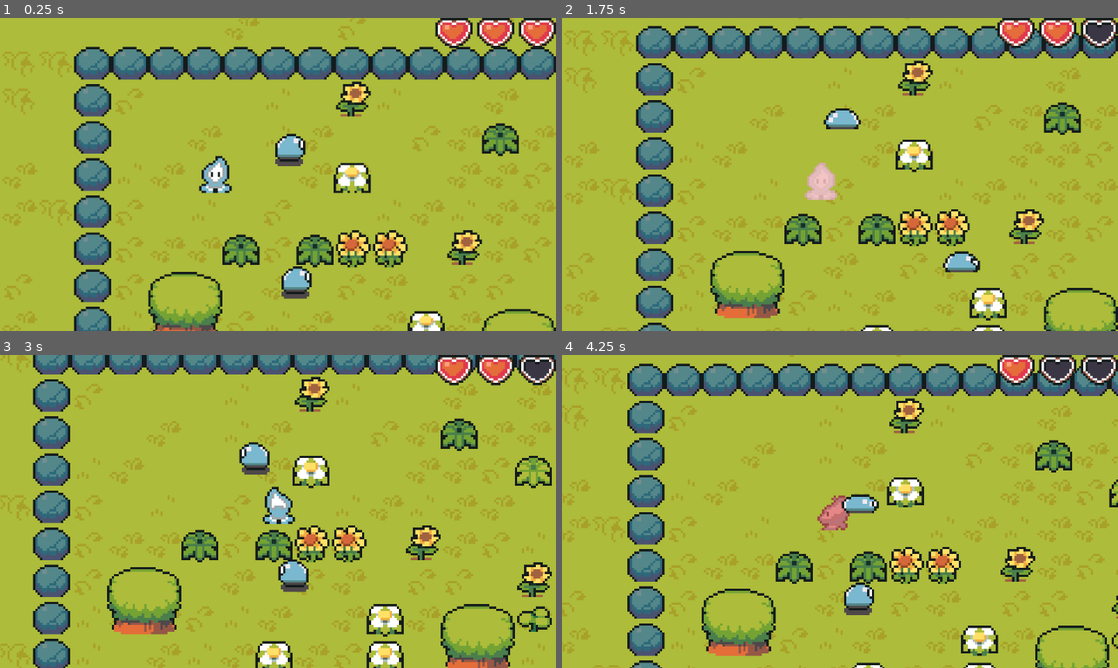
Above: before the commit, frames 1-4 (two rows, left to right).
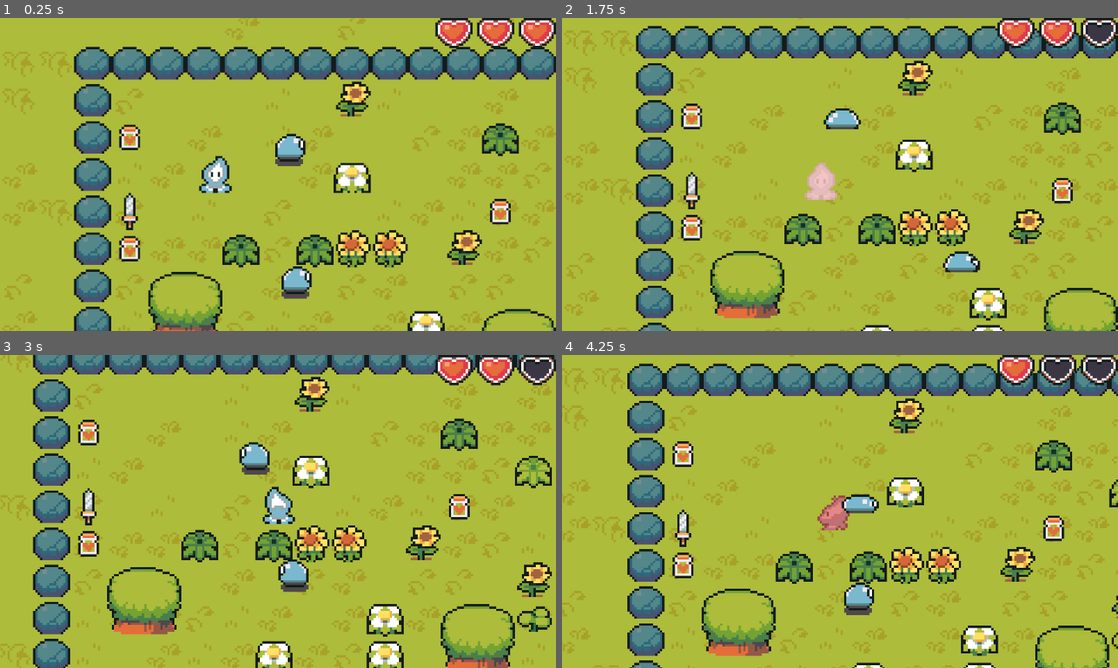
Above: after the commit, the same moments.

Repository: ArtemisSoftware/hidden-village
Game: Godot game, scene res://world/world.tscn
Same seed, same stepped clock (60 frames per second), same inputs: the game is played once before the commit and once after it. The project has no main scene, so this scene is started directly.
Inputs:
- Up to frame 1 (0.25 s): no input
- Up to frame 2 (1.75 s): hold Right (ui_right) 0.53-1.28 s; hold Down (ui_down) from 1.28 s (still down)
- Up to frame 3 (3 s): release Down (ui_down) at 2.03 s; hold Right (ui_right) 2.03-2.78 s; hold Up (ui_up) from 2.78 s (still down)
- Up to frame 4 (4.25 s): release Up (ui_up) at 3.53 s; hold Left (ui_left) from 3.53 s (still down)

The runs differ from the first frame. In frame 1, 1.0% of the frame differs, in the area x 21-92%, y 34-78%; in frame 2, 1.0%; in frame 3, 1.0%; in frame 4, 1.0%.

Commit message:
Picking up items and inheritance

Diff:
--- /dev/null
+++ b/entities/items/collectable.gd
@@ -0,0 +1,17 @@
+class_name Collectable extends Area2D
+
+
+# Called when the node enters the scene tree for the first time.
+func _ready() -> void:
+	pass # Replace with function body.
+
+
+# Called every frame. 'delta' is the elapsed time since the previous frame.
+func _process(delta: float) -> void:
+	pass
+
+
+func collect() -> void:
+
+	queue_free()
+	pass
--- /dev/null
+++ b/entities/items/collectable.tscn
@@ -0,0 +1,14 @@
+[gd_scene format=3 uid="uid://bc0ua7hvb8nnm"]
+
+[ext_resource type="Script" uid="uid://dx3yoadsxtgkx" path="res://entities/items/collectable.gd" id="1_b6nq1"]
+
+[sub_resource type="RectangleShape2D" id="RectangleShape2D_1aqot"]
+resource_local_to_scene = true
+
+[node name="Collectable" type="Area2D" unique_id=564647687]
+script = ExtResource("1_b6nq1")
+
+[node name="CollisionShape2D" type="CollisionShape2D" parent="." unique_id=609932720]
+shape = SubResource("RectangleShape2D_1aqot")
+
+[node name="Sprite2D" type="Sprite2D" parent="." unique_id=1996795907]
--- /dev/null
+++ b/entities/items/lifepot/life_pot.tscn
@@ -0,0 +1,16 @@
+[gd_scene format=3 uid="uid://dw6mdcjo8i30x"]
+
+[ext_resource type="PackedScene" uid="uid://bc0ua7hvb8nnm" path="res://entities/items/collectable.tscn" id="1_wgc7t"]
+[ext_resource type="Texture2D" uid="uid://d3ohl33aal4fb" path="res://entities/items/sprites/LifePot.png" id="2_6irky"]
+
+[sub_resource type="RectangleShape2D" id="RectangleShape2D_1mr6f"]
+resource_local_to_scene = true
+size = Vector2(8, 10)
+
+[node name="LifePot" unique_id=564647687 instance=ExtResource("1_wgc7t")]
+
+[node name="CollisionShape2D" parent="." index="0" unique_id=609932720]
+shape = SubResource("RectangleShape2D_1mr6f")
+
+[node name="Sprite2D" parent="." index="1" unique_id=1996795907]
+texture = ExtResource("2_6irky")
--- /dev/null
+++ b/entities/items/sword/sword.gd
@@ -0,0 +1,19 @@
+extends Collectable
+
+@onready var animation_player: AnimationPlayer = $AnimationPlayer
+
+
+# Called when the node enters the scene tree for the first time.
+func _ready() -> void:
+	pass # Replace with function body.
+
+
+# Called every frame. 'delta' is the elapsed time since the previous frame.
+func _process(delta: float) -> void:
+	pass
+
+func collect():
+	animation_player.play("spin")
+	await  animation_player.animation_finished
+	super.collect()
+	pass
--- /dev/null
+++ b/entities/items/sword/sword.tscn
@@ -0,0 +1,59 @@
+[gd_scene format=3 uid="uid://bbhnfjouqnbyx"]
+
+[ext_resource type="PackedScene" uid="uid://bc0ua7hvb8nnm" path="res://entities/items/collectable.tscn" id="1_w1x3u"]
+[ext_resource type="Texture2D" uid="uid://bb014jbrvqwyh" path="res://entities/items/sprites/Sword.png" id="2_6v7bt"]
+[ext_resource type="Script" uid="uid://duwjtochy15r7" path="res://entities/items/sword/sword.gd" id="2_il6v0"]
+
+[sub_resource type="RectangleShape2D" id="RectangleShape2D_il6v0"]
+resource_local_to_scene = true
+size = Vector2(6, 16)
+
+[sub_resource type="Animation" id="Animation_s1a02"]
+length = 0.001
+tracks/0/type = "value"
+tracks/0/imported = false
+tracks/0/enabled = true
+tracks/0/path = NodePath("Sprite2D:rotation")
+tracks/0/interp = 1
+tracks/0/loop_wrap = true
+tracks/0/keys = {
+"times": PackedFloat32Array(0),
+"transitions": PackedFloat32Array(1),
+"update": 0,
+"values": [0.0]
+}
+
+[sub_resource type="Animation" id="Animation_hxb6w"]
+resource_name = "spin"
+length = 0.4
+step = 0.4
+tracks/0/type = "value"
+tracks/0/imported = false
+tracks/0/enabled = true
+tracks/0/path = NodePath("Sprite2D:rotation")
+tracks/0/interp = 1
+tracks/0/loop_wrap = true
+tracks/0/keys = {
+"times": PackedFloat32Array(0, 0.10142597, 0.20039526, 0.30006644, 0.4),
+"transitions": PackedFloat32Array(1, 1, 1, 1, 1),
+"update": 0,
+"values": [0.0, 1.5707964, 3.1415927, 4.712389, 6.2831855]
+}
+
+[sub_resource type="AnimationLibrary" id="AnimationLibrary_vunjw"]
+_data = {
+&"RESET": SubResource("Animation_s1a02"),
+&"spin": SubResource("Animation_hxb6w")
+}
+
+[node name="Sword" unique_id=564647687 instance=ExtResource("1_w1x3u")]
+script = ExtResource("2_il6v0")
+
+[node name="CollisionShape2D" parent="." index="0" unique_id=609932720]
+shape = SubResource("RectangleShape2D_il6v0")
+
+[node name="Sprite2D" parent="." index="1" unique_id=1996795907]
+texture = ExtResource("2_6v7bt")
+
+[node name="AnimationPlayer" type="AnimationPlayer" parent="." index="2" unique_id=1738418309]
+libraries/ = SubResource("AnimationLibrary_vunjw")
--- a/entities/player/player.gd
+++ b/entities/player/player.gd
@@ -3,6 +3,7 @@
 @onready var animation_player: AnimationPlayer = $AnimationPlayer
 @onready var effects_animation_player: AnimationPlayer = $EffectsAnimationPlayer
 @onready var hurt_blink_timer: Timer = $HurtBlinkTimer
+@onready var hurt_box: Area2D = $HurtBox
 
 @export var speed: int = 35
 
@@ -15,7 +16,6 @@
 
 
 var is_hurt: bool = false
-var enemy_collisions = []
 
 func _ready() -> void:
 	effects_animation_player.play("RESET")
@@ -28,8 +28,9 @@
 	_update_animation()
 
 	if not is_hurt:
-		for enemy_area in enemy_collisions:
-			_hurt_by_enemy(enemy_area)
+		for area in hurt_box.get_overlapping_areas():
+			if area.name == "HitBox":
+				_hurt_by_enemy(area)
 
 	pass
 
@@ -63,12 +64,6 @@
 	_knock_back(area.get_parent().velocity)
 	pass
 
-func _on_hurt_box_area_entered(area: Area2D) -> void:
-
-	if area.name == "HitBox":
-		enemy_collisions.append(area)
-
-	pass # Replace with function body.
 
 func _knock_back(enemy_velocity: Vector2) -> void:
 
@@ -83,7 +78,13 @@
 	is_hurt = false
 	pass
 
+func _on_hurt_box_area_entered(area: Area2D) -> void:
+
+	if area.has_method("collect"):
+		area.collect()
+
+	pass # Replace with function body.
+
 
 func _on_hurt_box_area_exited(area: Area2D) -> void:
-	enemy_collisions.erase(area)
 	pass # Replace with function body.
--- a/world/world.tscn
+++ b/world/world.tscn
@@ -4,6 +4,8 @@
 [ext_resource type="Texture2D" uid="uid://bjce0eljxs2y" path="res://world/titlesets/sprites/TilesetFloor.png" id="1_4717r"]
 [ext_resource type="Texture2D" uid="uid://b6mncff7gafno" path="res://world/titlesets/sprites/TilesetNature.png" id="2_h5o24"]
 [ext_resource type="Texture2D" uid="uid://dj1iiowx1i7b6" path="res://world/titlesets/animated/plant.png" id="3_h5o24"]
+[ext_resource type="PackedScene" uid="uid://dw6mdcjo8i30x" path="res://entities/items/lifepot/life_pot.tscn" id="4_ai45w"]
+[ext_resource type="PackedScene" uid="uid://bbhnfjouqnbyx" path="res://entities/items/sword/sword.tscn" id="5_4papg"]
 [ext_resource type="PackedScene" uid="uid://dp532fwlvnhsu" path="res://world/camera/follow_camera.tscn" id="5_mmdvd"]
 [ext_resource type="PackedScene" uid="uid://e077pwepcfp7" path="res://entities/enemies/slime/slime.tscn" id="6_fn3g3"]
 [ext_resource type="PackedScene" uid="uid://dweq3biojwm1i" path="res://hud/hud.tscn" id="7_sc4t8"]
@@ -1281,6 +1283,14 @@
 sources/0 = SubResource("TileSetAtlasSource_sc4t8")
 sources/3 = SubResource("TileSetAtlasSource_fn3g3")
 
+[sub_resource type="TileSetScenesCollectionSource" id="TileSetScenesCollectionSource_4papg"]
+resource_name = "Collectibles"
+scenes/1/scene = ExtResource("4_ai45w")
+scenes/2/scene = ExtResource("5_4papg")
+
+[sub_resource type="TileSet" id="TileSet_fyhu2"]
+sources/0 = SubResource("TileSetScenesCollectionSource_4papg")
+
 [node name="World" type="Node2D" unique_id=1580332255]
 
 [node name="TileMapLayers" type="Node2D" parent="." unique_id=1585598891]
@@ -1293,6 +1303,10 @@
 tile_map_data = PackedByteArray("AAAJAAQAAAAAAAsAAAAMAAUAAAAAAAsAAAAMAAYAAAACAAsAAAAKAAEAAAAEAAsAAAAMAAIAAAAFAAsAAAAGAA …(1584 unchanged characters)…
 tile_set = SubResource("TileSet_ai45w")
 
+[node name="Collectibles" type="TileMapLayer" parent="TileMapLayers" unique_id=2131688815]
+tile_map_data = PackedByteArray("AAAKAAMAAAAAAAAAAQAAAAQAAAAAAAAAAQAAAAEAAAAAAAAAAQAAAAMAAAAAAAAAAgA=")
+tile_set = SubResource("TileSet_fyhu2")
+
 [node name="Player" parent="." unique_id=646627688 instance=ExtResource("1_6xmxd")]
 position = Vector2(45, 40)
 
Not shown, added: entities/items/collectable.gd.uid
Binary file added: entities/items/sprites/LifePot.png
Not shown, added: entities/items/sprites/LifePot.png.import
Binary file added: entities/items/sprites/Sword.png
Not shown, added: entities/items/sprites/Sword.png.import
Not shown, added: entities/items/sword/sword.gd.uid
